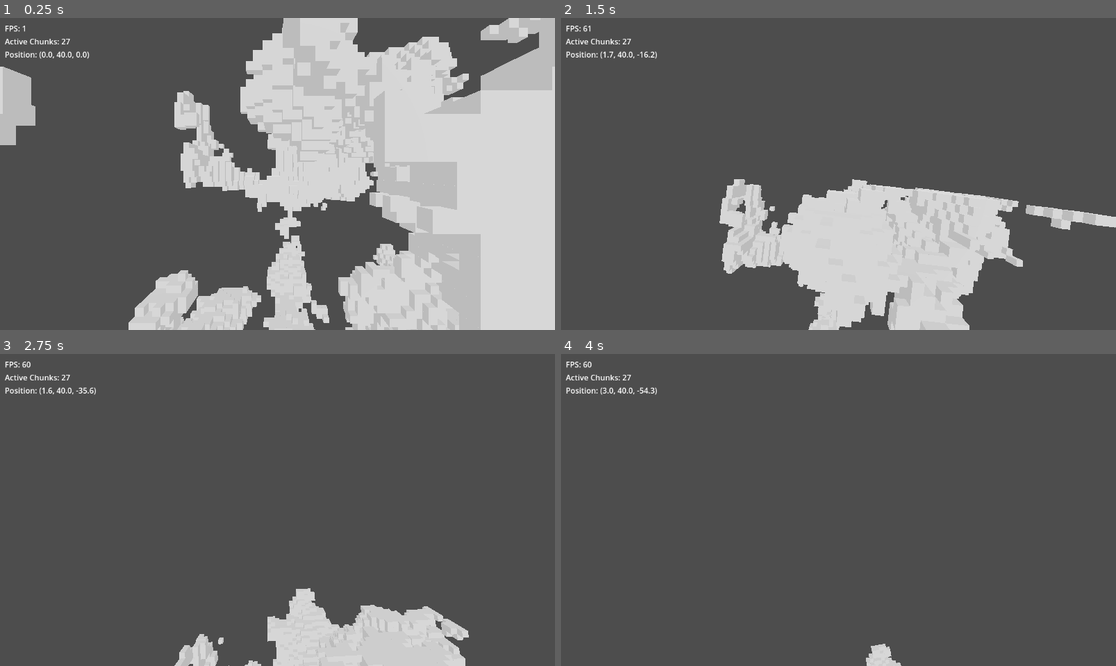
Above: before the commit, frames 1-4 (two rows, left to right).
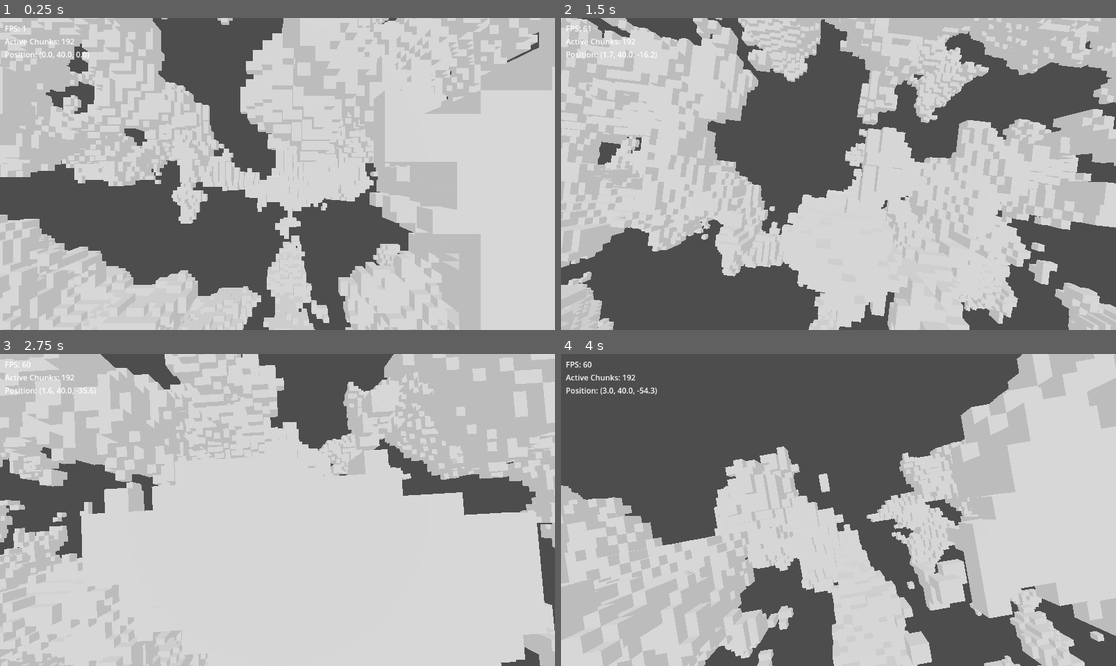
Above: after the commit, the same moments.

Repository: BerkZerker/Godot-Voxel-Demo
Game: Godot game, scene res://scenes/world.tscn
The game is run twice, just before and just after one commit, with the same random seed, the same clock (stepped at 60 frames per second) and the same inputs.
Inputs (mouse positions are in pixels of both pictures, inside the frame that each line leads up to):
- Up to frame 1 (0.25 s): no input
- Up to frame 2 (1.5 s): tap Enter at 0.5 s; move the mouse to (866, 174) at 0.52 s; hold Shift (sprint) 0.53-1.28 s; hold W (forward) from 0.53 s (still down); move the mouse to (810, 174) at 1.27 s; tap Shift (sprint) at 1.35 s
- Up to frame 3 (2.75 s): keep holding W (forward); move the mouse to (288, 503) at 2.02 s; hold Shift (sprint) from 2.03 s (still down)
- Up to frame 4 (4 s): keep holding W (forward); move the mouse to (832, 516) at 2.77 s; release Shift (sprint) at 2.78 s; tap Shift (sprint) at 2.85 s; move the mouse to (877, 513) at 3.52 s; hold Shift (sprint) from 3.53 s (still down)

The runs differ from the first frame. In frame 1, 25% of the frame differs, in the area x 0-97%, y 0-100%; in frame 2, 48%; in frame 3, 82%, in the area x 0-100%, y 0-100%; in frame 4, 55%.

Commit message:
Update game_settings.tres

Diff:
--- a/settings/game_settings.tres
+++ b/settings/game_settings.tres
@@ -5,9 +5,9 @@
 [resource]
 script = ExtResource("1_abcd1")
 chunk_size = 16
-world_size_x = 3
+world_size_x = 8
 world_size_y = 3
-world_size_z = 3
+world_size_z = 8
 render_distance = 2
 movement_speed = 10.0
 sprint_speed = 20.0
